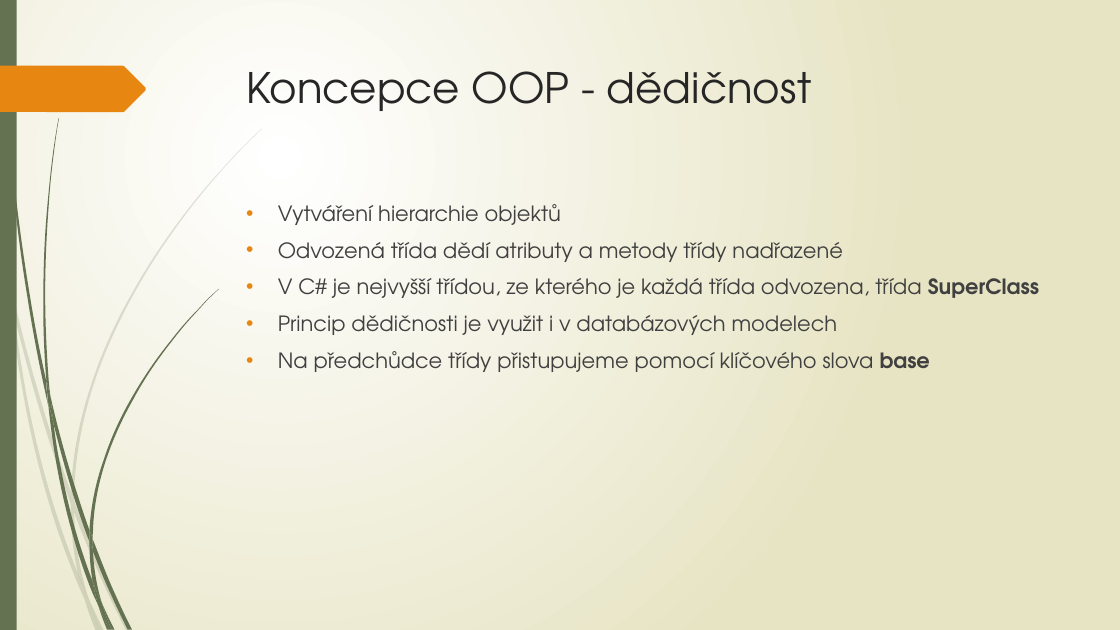
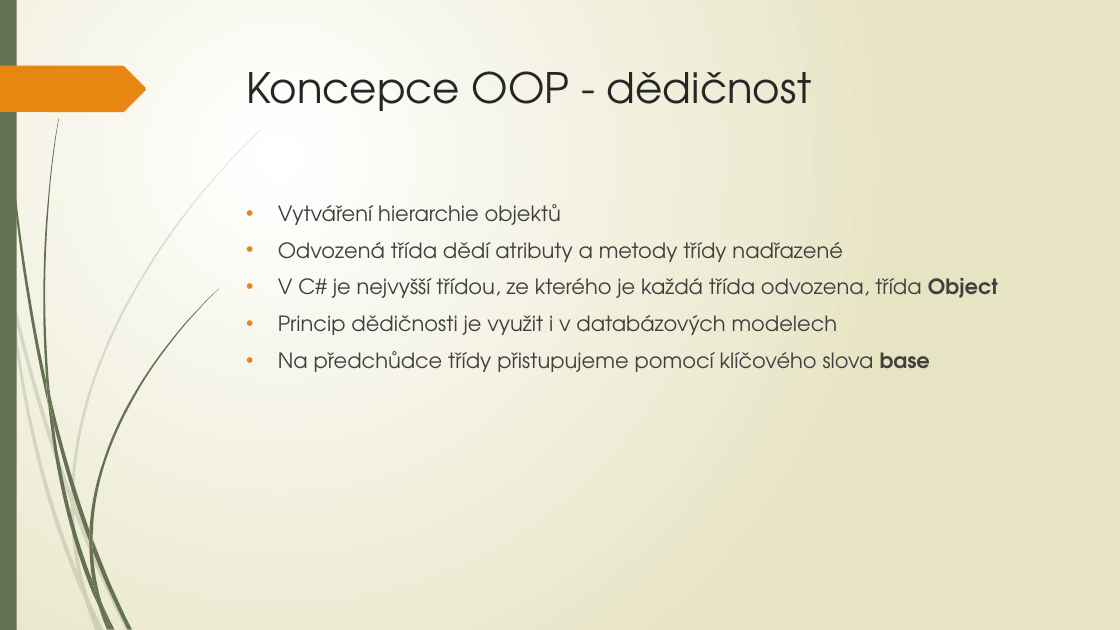
Before and after one commit to dawissl/hradebni, a slide deck: slide 3 of Prezentace/3. ročník/PGM - 04 OOP rekapitulace.pptx. Drawn at 1120x630 pixels with LibreOffice and Linux fonts; fonts in the diff are those of the drawing. Boxes give left, top, right and bottom in pixels: in the first picture for what was removed or moved away, otherwise in the second. Text is boxed around its words. In the diff, an @@ line names an element or a change of style, - is before the commit and + after.

```diff
--- a/Prezentace/3. ročník/PGM - 04 OOP rekapitulace.pptx
+++ b/Prezentace/3. ročník/PGM - 04 OOP rekapitulace.pptx
@@ text at (278,278,998,298): text changed @@
-• V C# je nejvyšší třídou, ze kterého je každá třída odvozena, třída SuperClass
+• V C# je nejvyšší třídou, ze kterého je každá třída odvozena, třída Object
```
Also in this commit, not shown: 3 other files.
